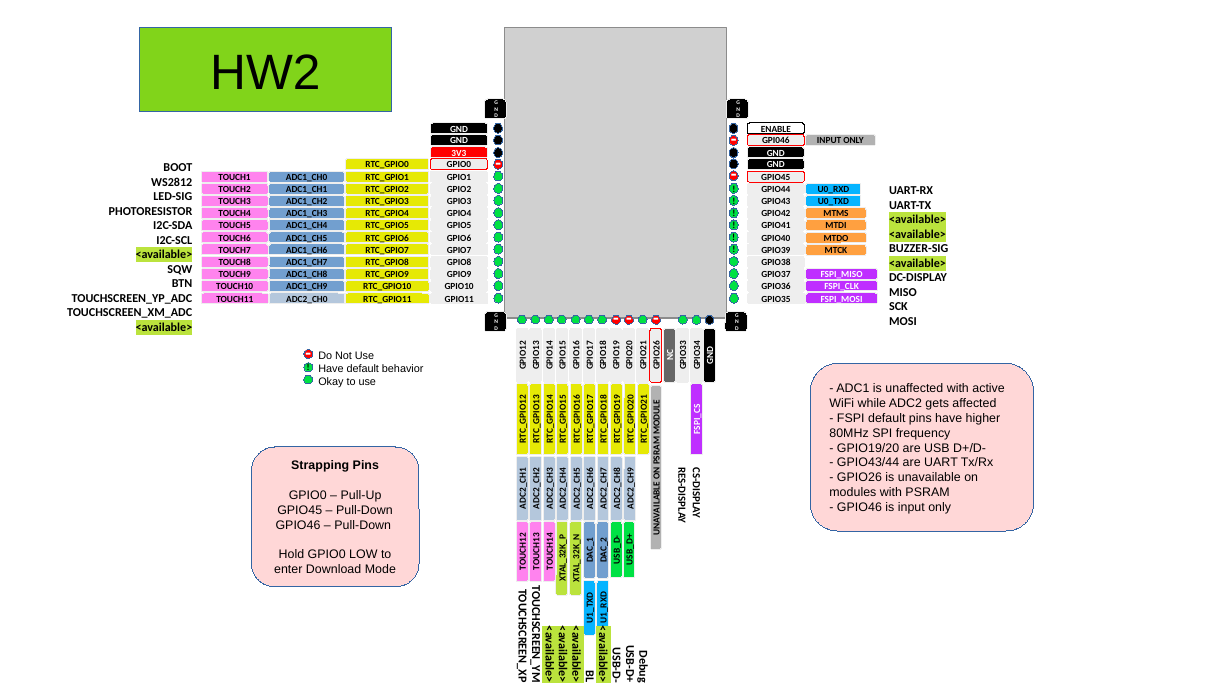
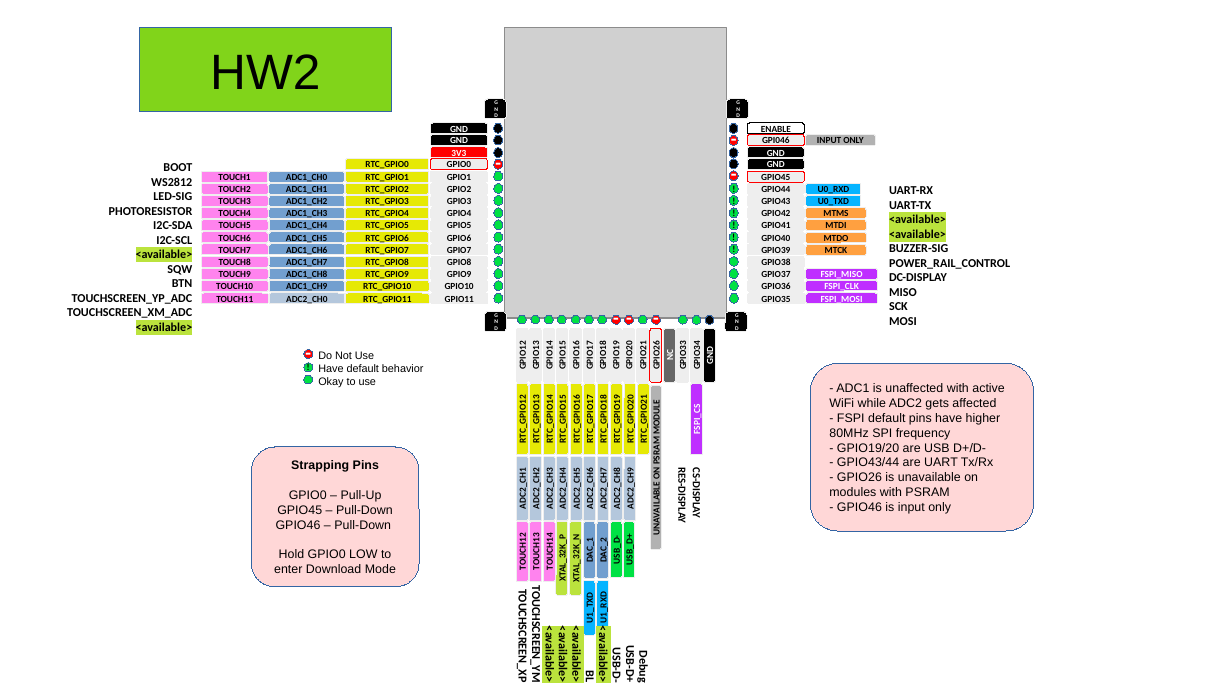
Before and after one commit to pk17r/long_press_alarm_clock, a slide deck: slide 1 of resources/MCU_Pinout_Usage.odp. Drawn at 1232x693 pixels with LibreOffice and Linux fonts; fonts in the diff are those of the drawing; grey boxes stand for pictures. Boxes give left, top, right and bottom in pixels: in the first picture for what was removed or moved away, otherwise in the second. Text is boxed around its words. In the diff, an @@ line names an element or a change of style, - is before the commit and + after.

Commit message:
Add Power Rail Pin on pinout ppt

```diff
--- a/resources/MCU_Pinout_Usage.odp
+++ b/resources/MCU_Pinout_Usage.odp
@@ text at box(889, 259, 1010, 269): text changed @@
-<available>
+POWER_RAIL_CONTROL
```
